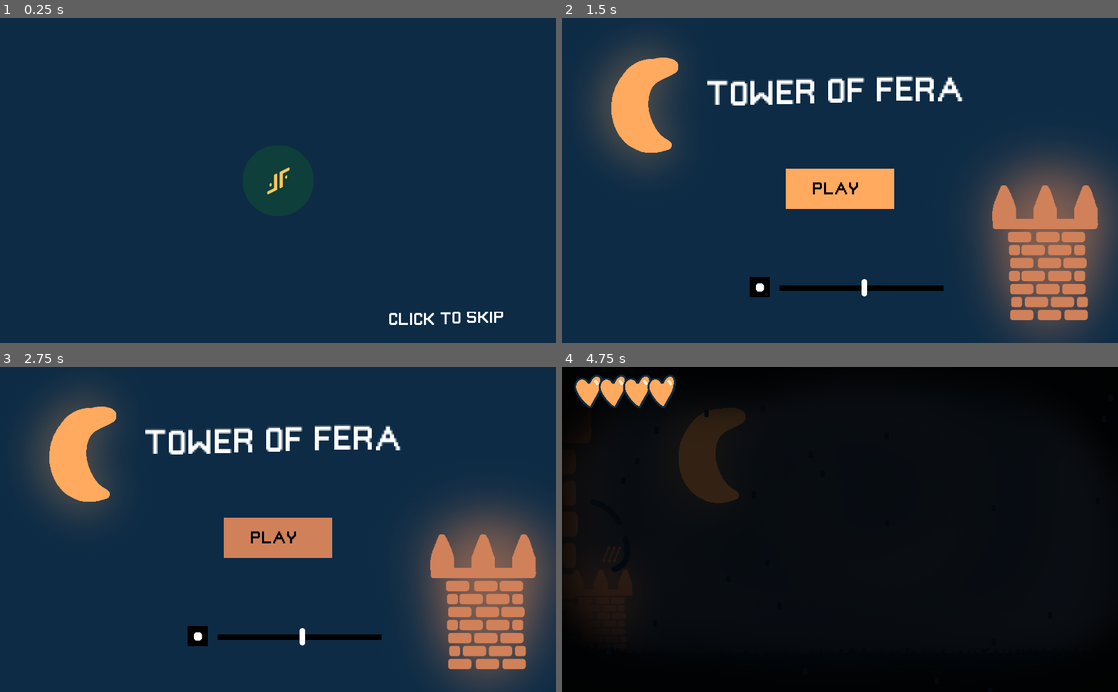
Above: before the commit, frames 1-4 (two rows, left to right).
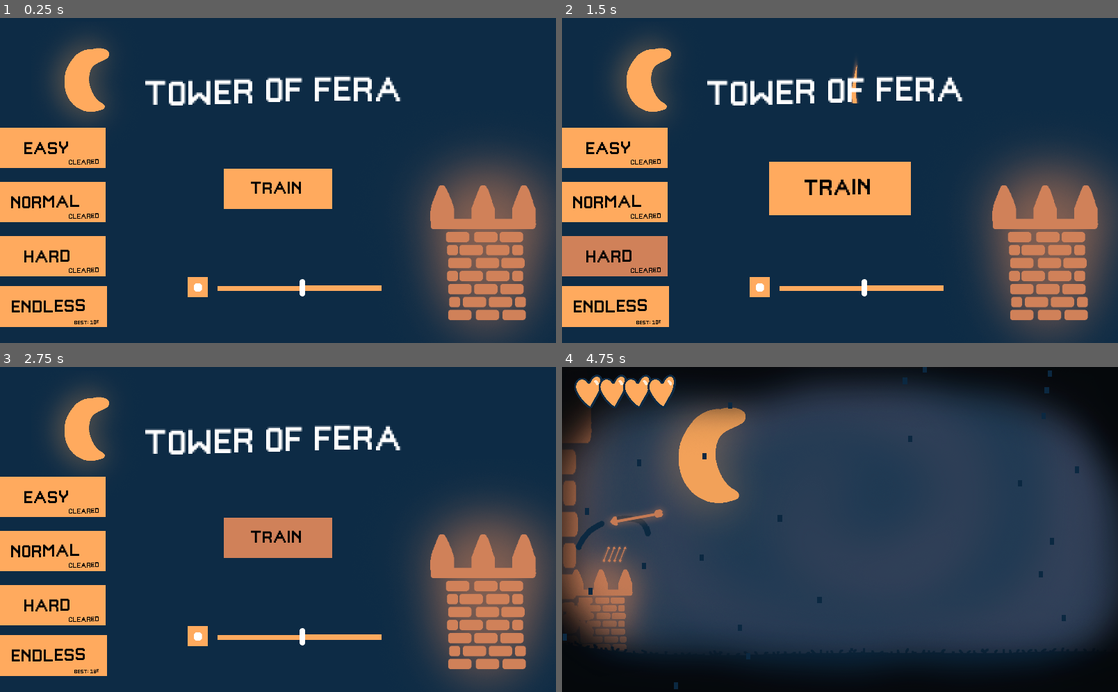
Above: after the commit, the same moments.

Repository: FireGamesDev/Tower-of-Fera
Game: Godot game, scene res://Scenes/Menu.tscn
The game is run twice, just before and just after one commit, with the same random seed, the same clock (stepped at 60 frames per second) and the same inputs.
Inputs (mouse positions are in pixels of both pictures, inside the frame that each line leads up to):
- Up to frame 1 (0.25 s): no input
- Up to frame 2 (1.5 s): click "PLAY" (after the commit: "TRAIN") at 0.5 s; click (612, 255) at 1.25 s, where only the run after the commit has a clickable "HARD"
- Up to frame 3 (2.75 s): click "PLAY" (after the commit: "TRAIN") at 2 s
- Up to frame 4 (4.75 s): click (612, 656) at 2.75 s, where only the run after the commit has a clickable "ENDLESS"; click (840, 539) at 3.5 s, where only the run before the commit has a clickable "PLAY"; move the mouse to (962, 513) at 4.27 s; press the mouse at (962, 513) at 4.28 s

The runs differ from the first frame. In frame 1, 29% of the frame differs, in the area x 0-100%, y 6-100%; in frame 2, 14%; in frame 3, 12%; in frame 4, 82%, in the area x 0-100%, y 0-100%.
Error in both runs: Invalid set index 'scale' (on base: 'previously freed instance') with value of type 'Vector2'. (res://Scripts/Trajectory.gd:32)

Commit message:
Game loop

Diff:
--- a/Scenes/Game.tscn
+++ b/Scenes/Game.tscn
@@ -7,6 +7,7 @@
 [ext_resource path="res://Scenes/Bow.tscn" type="PackedScene" id=5]
 [ext_resource path="res://Scenes/Health.tscn" type="PackedScene" id=6]
 [ext_resource path="res://Scenes/ArrowAmmo.tscn" type="PackedScene" id=7]
+[ext_resource path="res://Scripts/camera_shake.gd" type="Script" id=8]
 [ext_resource path="res://Sprites/Ground_light.png" type="Texture" id=9]
 [ext_resource path="res://Sprites/bg_light.png" type="Texture" id=10]
 [ext_resource path="res://Sprites/Vignette.png" type="Texture" id=11]
@@ -26,6 +27,7 @@
 [node name="Camera2D" type="Camera2D" parent="CanvasLayer"]
 position = Vector2( 511.376, 297.56 )
 current = true
+script = ExtResource( 8 )
 
 [node name="Health" parent="CanvasLayer" instance=ExtResource( 6 )]
 margin_bottom = 63.0
--- a/Scenes/Logo.tscn
+++ b/Scenes/Logo.tscn
@@ -24,6 +24,7 @@
 anims/Logo = ExtResource( 3 )
 
 [node name="ColorRect" type="ColorRect" parent="AnimationPlayer"]
+visible = false
 anchor_right = 1.0
 anchor_bottom = 1.0
 color = Color( 0.0509804, 0.168627, 0.270588, 1 )
@@ -32,6 +33,7 @@
 }
 
 [node name="TextureRect2" type="TextureRect" parent="AnimationPlayer"]
+visible = false
 anchor_left = 0.5
 anchor_top = 0.5
 anchor_right = 0.5
@@ -47,6 +49,7 @@
 }
 
 [node name="TextureRect" type="TextureRect" parent="AnimationPlayer/TextureRect2"]
+visible = false
 anchor_left = 0.5
 anchor_top = 0.5
 anchor_right = 0.5
@@ -63,6 +66,7 @@
 }
 
 [node name="Continue" type="RichTextLabel" parent="AnimationPlayer"]
+visible = false
 anchor_left = 1.0
 anchor_top = 1.0
 anchor_right = 1.0
--- a/Scenes/Menu.tscn
+++ b/Scenes/Menu.tscn
@@ -78,6 +78,7 @@
 font_data = SubResource( 11 )
 
 [sub_resource type="StyleBoxLine" id=13]
+color = Color( 1, 0.666667, 0.368627, 1 )
 thickness = 10
 
 [sub_resource type="StyleBoxLine" id=14]
@@ -85,18 +86,86 @@
 thickness = 10
 
 [sub_resource type="StyleBoxLine" id=15]
+color = Color( 0.054902, 0.168627, 0.270588, 1 )
 
 [sub_resource type="StyleBoxFlat" id=16]
 bg_color = Color( 0.941176, 0.568627, 0.133333, 1 )
 
 [sub_resource type="StyleBoxFlat" id=17]
-bg_color = Color( 0, 0, 0, 1 )
+bg_color = Color( 0.0509804, 0.168627, 0.270588, 1 )
 
 [sub_resource type="StyleBoxFlat" id=18]
 bg_color = Color( 0, 0, 0, 1 )
 
+[sub_resource type="StyleBoxFlat" id=24]
+bg_color = Color( 0.0509804, 0.168627, 0.270588, 1 )
+
 [sub_resource type="StyleBoxFlat" id=19]
-bg_color = Color( 0, 0, 0, 1 )
+bg_color = Color( 1, 0.666667, 0.368627, 1 )
+
+[sub_resource type="Animation" id=20]
+resource_name = "PlayButton"
+length = 0.6
+tracks/0/type = "value"
+tracks/0/path = NodePath(".:rect_scale")
+tracks/0/interp = 1
+tracks/0/loop_wrap = true
+tracks/0/imported = false
+tracks/0/enabled = true
+tracks/0/keys = {
+"times": PoolRealArray( 0, 0.3, 0.6 ),
+"transitions": PoolRealArray( 1, 1, 1 ),
+"update": 0,
+"values": [ Vector2( 1, 1 ), Vector2( 1.5, 1.5 ), Vector2( 1, 1 ) ]
+}
+
+[sub_resource type="Animation" id=23]
+resource_name = "PlayButton"
+length = 0.6
+tracks/0/type = "value"
+tracks/0/path = NodePath(".:rect_scale")
+tracks/0/interp = 1
+tracks/0/loop_wrap = true
+tracks/0/imported = false
+tracks/0/enabled = true
+tracks/0/keys = {
+"times": PoolRealArray( 0, 0.3, 0.6 ),
+"transitions": PoolRealArray( 1, 1, 1 ),
+"update": 0,
+"values": [ Vector2( 1, 1 ), Vector2( 1.5, 1.5 ), Vector2( 1, 1 ) ]
+}
+
+[sub_resource type="Animation" id=21]
+resource_name = "PlayButton"
+length = 0.6
+tracks/0/type = "value"
+tracks/0/path = NodePath(".:rect_scale")
+tracks/0/interp = 1
+tracks/0/loop_wrap = true
+tracks/0/imported = false
+tracks/0/enabled = true
+tracks/0/keys = {
+"times": PoolRealArray( 0, 0.3, 0.6 ),
+"transitions": PoolRealArray( 1, 1, 1 ),
+"update": 0,
+"values": [ Vector2( 1, 1 ), Vector2( 1.5, 1.5 ), Vector2( 1, 1 ) ]
+}
+
+[sub_resource type="Animation" id=22]
+resource_name = "PlayButton"
+length = 0.6
+tracks/0/type = "value"
+tracks/0/path = NodePath(".:rect_scale")
+tracks/0/interp = 1
+tracks/0/loop_wrap = true
+tracks/0/imported = false
+tracks/0/enabled = true
+tracks/0/keys = {
+"times": PoolRealArray( 0, 0.3, 0.6 ),
+"transitions": PoolRealArray( 1, 1, 1 ),
+"update": 0,
+"values": [ Vector2( 1, 1 ), Vector2( 1.5, 1.5 ), Vector2( 1, 1 ) ]
+}
 
 [node name="Menu" type="Node2D"]
 script = ExtResource( 1 )
@@ -176,20 +245,20 @@
 }
 
 [node name="PlayText" type="RichTextLabel" parent="CanvasLayer/PlayButton"]
-anchor_left = 0.5
-anchor_top = 0.5
-anchor_right = 0.5
-anchor_bottom = 0.5
-margin_left = -50.0
-margin_top = -15.0
+anchor_right = 1.0
+anchor_bottom = 1.0
+margin_left = 50.0
+margin_top = -12.0271
 margin_right = 50.0
-margin_bottom = 15.0
-mouse_filter = 2
-custom_fonts/normal_font = SubResource( 9 )
-custom_colors/default_color = Color( 0, 0, 0, 1 )
-bbcode_enabled = true
-bbcode_text = "[wave]PLAY"
-text = "PLAY"
+margin_bottom = -10.0
+mouse_filter = 2
+custom_fonts/normal_font = SubResource( 9 )
+custom_colors/default_color = Color( 0, 0, 0, 1 )
+bbcode_enabled = true
+bbcode_text = "
+[wave]TRAIN"
+text = "
+TRAIN"
 scroll_active = false
 __meta__ = {
 "_edit_use_anchors_": false
@@ -262,15 +331,18 @@
 custom_styles/hover = SubResource( 16 )
 custom_styles/pressed = SubResource( 17 )
 custom_styles/disabled = SubResource( 18 )
+custom_styles/hover_pressed = SubResource( 24 )
 custom_styles/normal = SubResource( 19 )
 __meta__ = {
 "_edit_use_anchors_": false
 }
 
 [node name="Moon" type="TextureRect" parent="CanvasLayer"]
-margin_right = 521.0
-margin_bottom = 632.0
-rect_scale = Vector2( 0.6, 0.6 )
+margin_left = 58.2704
+margin_top = 7.41623
+margin_right = 579.27
+margin_bottom = 639.416
+rect_scale = Vector2( 0.4, 0.4 )
 texture = ExtResource( 3 )
 __meta__ = {
 "_edit_use_anchors_": false
@@ -307,6 +379,272 @@
 polygon = PoolVector2Array( 73.1808, 365.25, 67.2416, 252.403, 67.2416, 200.433, 92.4837, 198.949, 88.0292, 155.889, 67 …(210 unchanged characters)…
 
 [node name="Logo" parent="CanvasLayer" instance=ExtResource( 2 )]
+
+[node name="Modes" type="Control" parent="CanvasLayer"]
+anchor_right = 1.0
+anchor_bottom = 1.0
+mouse_filter = 2
+__meta__ = {
+"_edit_use_anchors_": false
+}
+
+[node name="Hard" type="Button" parent="CanvasLayer/Modes"]
+anchor_left = 0.5
+anchor_top = 0.5
+anchor_right = 0.5
+anchor_bottom = 0.5
+margin_left = -516.621
+margin_top = 102.149
+margin_right = -316.621
+margin_bottom = 177.149
+rect_pivot_offset = Vector2( 100, 37 )
+custom_styles/hover = SubResource( 3 )
+custom_styles/pressed = SubResource( 4 )
+custom_styles/normal = SubResource( 5 )
+custom_fonts/font = SubResource( 7 )
+__meta__ = {
+"_edit_use_anchors_": false
+}
+
+[node name="Text" type="RichTextLabel" parent="CanvasLayer/Modes/Hard"]
+anchor_right = 1.0
+anchor_bottom = 1.0
+margin_left = 50.0
+margin_top = -10.0
+margin_right = 50.0
+margin_bottom = -10.0
+mouse_filter = 2
+custom_fonts/normal_font = SubResource( 9 )
+custom_colors/default_color = Color( 0, 0, 0, 1 )
+bbcode_enabled = true
+bbcode_text = "
+[wave]HARD"
+text = "
+HARD"
+scroll_active = false
+__meta__ = {
+"_edit_use_anchors_": false
+}
+
+[node name="Cleared" type="RichTextLabel" parent="CanvasLayer/Modes/Hard"]
+anchor_left = 1.0
+anchor_top = 1.0
+anchor_right = 1.0
+anchor_bottom = 1.0
+margin_left = -67.7711
+margin_top = -29.7451
+margin_right = 132.229
+margin_bottom = 45.2549
+rect_scale = Vector2( 0.4, 0.4 )
+mouse_filter = 2
+custom_fonts/normal_font = SubResource( 9 )
+custom_colors/default_color = Color( 0, 0, 0, 1 )
+bbcode_enabled = true
+bbcode_text = "
+[wave]CLEARED"
+text = "
+CLEARED"
+scroll_active = false
+__meta__ = {
+"_edit_use_anchors_": false
+}
+
+[node name="AnimationPlayer" type="AnimationPlayer" parent="CanvasLayer/Modes/Hard"]
+anims/PlayButton = SubResource( 20 )
+
+[node name="Endless" type="Button" parent="CanvasLayer/Modes"]
+anchor_left = 0.5
+anchor_top = 0.5
+anchor_right = 0.5
+anchor_bottom = 0.5
+margin_left = -515.499
+margin_top = 195.314
+margin_right = -315.499
+margin_bottom = 270.314
+rect_pivot_offset = Vector2( 100, 37 )
+custom_styles/hover = SubResource( 3 )
+custom_styles/pressed = SubResource( 4 )
+custom_styles/normal = SubResource( 5 )
+custom_fonts/font = SubResource( 7 )
+__meta__ = {
+"_edit_use_anchors_": false
+}
+
+[node name="Text" type="RichTextLabel" parent="CanvasLayer/Modes/Endless"]
+anchor_right = 1.0
+anchor_bottom = 1.0
+margin_left = 25.0
+margin_top = -10.0
+margin_right = 25.0
+margin_bottom = -10.0
+mouse_filter = 2
+custom_fonts/normal_font = SubResource( 9 )
+custom_colors/default_color = Color( 0, 0, 0, 1 )
+bbcode_enabled = true
+bbcode_text = "
+[wave]ENDLESS"
+text = "
+ENDLESS"
+scroll_active = false
+__meta__ = {
+"_edit_use_anchors_": false
+}
+
+[node name="AnimationPlayer" type="AnimationPlayer" parent="CanvasLayer/Modes/Endless"]
+anims/PlayButton = SubResource( 23 )
+
+[node name="Score" type="RichTextLabel" parent="CanvasLayer/Modes/Endless"]
+anchor_left = 1.0
+anchor_top = 1.0
+anchor_right = 1.0
+anchor_bottom = 1.0
+margin_left = -60.4541
+margin_top = -21.8682
+margin_right = 139.546
+margin_bottom = 46.1318
+grow_horizontal = 0
+rect_scale = Vector2( 0.3, 0.3 )
+mouse_filter = 2
+custom_fonts/normal_font = SubResource( 9 )
+custom_colors/default_color = Color( 0, 0, 0, 1 )
+bbcode_enabled = true
+bbcode_text = "
+[wave]BEST: 100"
+text = "
+BEST: 100"
+fit_content_height = true
+scroll_active = false
+__meta__ = {
+"_edit_use_anchors_": false
+}
+
+[node name="Normal" type="Button" parent="CanvasLayer/Modes"]
+anchor_left = 0.5
+anchor_top = 0.5
+anchor_right = 0.5
+anchor_bottom = 0.5
+margin_left = -516.621
+margin_top = 2.14929
+margin_right = -316.621
+margin_bottom = 77.1493
+rect_pivot_offset = Vector2( 100, 37 )
+custom_styles/hover = SubResource( 3 )
+custom_styles/pressed = SubResource( 4 )
+custom_styles/normal = SubResource( 5 )
+custom_fonts/font = SubResource( 7 )
+__meta__ = {
+"_edit_use_anchors_": false
+}
+
+[node name="Text" type="RichTextLabel" parent="CanvasLayer/Modes/Normal"]
+anchor_right = 1.0
+anchor_bottom = 1.0
+margin_left = 25.0
+margin_top = -10.0
+margin_right = 25.0
+margin_bottom = -10.0
+mouse_filter = 2
+custom_fonts/normal_font = SubResource( 9 )
+custom_colors/default_color = Color( 0, 0, 0, 1 )
+bbcode_enabled = true
+bbcode_text = "
+[wave]NORMAL"
+text = "
+NORMAL"
+scroll_active = false
+__meta__ = {
+"_edit_use_anchors_": false
+}
+
+[node name="AnimationPlayer" type="AnimationPlayer" parent="CanvasLayer/Modes/Normal"]
+anims/PlayButton = SubResource( 21 )
+
+[node name="Cleared" type="RichTextLabel" parent="CanvasLayer/Modes/Normal"]
+anchor_left = 1.0
+anchor_top = 1.0
+anchor_right = 1.0
+anchor_bottom = 1.0
+margin_left = -67.7711
+margin_top = -29.7451
+margin_right = 132.229
+margin_bottom = 45.2549
+rect_scale = Vector2( 0.4, 0.4 )
+mouse_filter = 2
+custom_fonts/normal_font = SubResource( 9 )
+custom_colors/default_color = Color( 0, 0, 0, 1 )
+bbcode_enabled = true
+bbcode_text = "
+[wave]CLEARED"
+text = "
+CLEARED"
+scroll_active = false
+__meta__ = {
+"_edit_use_anchors_": false
+}
+
+[node name="Easy" type="Button" parent="CanvasLayer/Modes"]
+anchor_left = 0.5
+anchor_top = 0.5
+anchor_right = 0.5
+anchor_bottom = 0.5
+margin_left = -516.621
+margin_top = -97.8507
+margin_right = -316.621
+margin_bottom = -22.8507
+rect_pivot_offset = Vector2( 100, 37 )
+custom_styles/hover = SubResource( 3 )
+custom_styles/pressed = SubResource( 4 )
+custom_styles/normal = SubResource( 5 )
+custom_fonts/font = SubResource( 7 )
+__meta__ = {
+"_edit_use_anchors_": false
+}
+
+[node name="Text" type="RichTextLabel" parent="CanvasLayer/Modes/Easy"]
+anchor_right = 1.0
+anchor_bottom = 1.0
+margin_left = 50.0
+margin_top = -10.0
+margin_right = 50.0
+margin_bottom = -10.0
+mouse_filter = 2
+custom_fonts/normal_font = SubResource( 9 )
+custom_colors/default_color = Color( 0, 0, 0, 1 )
+bbcode_enabled = true
+bbcode_text = "
+[wave]EASY"
+text = "
+EASY"
+scroll_active = false
+__meta__ = {
+"_edit_use_anchors_": false
+}
+
+[node name="AnimationPlayer" type="AnimationPlayer" parent="CanvasLayer/Modes/Easy"]
+anims/PlayButton = SubResource( 22 )
+
+[node name="Cleared" type="RichTextLabel" parent="CanvasLayer/Modes/Easy"]
+anchor_left = 1.0
+anchor_top = 1.0
+anchor_right = 1.0
+anchor_bottom = 1.0
+margin_left = -67.7711
+margin_top = -29.7451
+margin_right = 132.229
+margin_bottom = 45.2549
+rect_scale = Vector2( 0.4, 0.4 )
+mouse_filter = 2
+custom_fonts/normal_font = SubResource( 9 )
+custom_colors/default_color = Color( 0, 0, 0, 1 )
+bbcode_enabled = true
+bbcode_text = "
+[wave]CLEARED"
+text = "
+CLEARED"
+scroll_active = false
+__meta__ = {
+"_edit_use_anchors_": false
+}
 
 [connection signal="tree_exited" from="." to="." method="_on_Menu_tree_exited"]
 [connection signal="strike" from="CanvasLayer/Control2/Lightning" to="." method="_on_Lightning_strike"]
@@ -316,3 +654,7 @@
 [connection signal="mouse_exited" from="CanvasLayer/Volume/VolumeSlider" to="." method="_on_VolumeSlider_mouse_exited"]
 [connection signal="value_changed" from="CanvasLayer/Volume/VolumeSlider" to="." method="_on_VolumeSlider_value_changed"]
 [connection signal="pressed" from="CanvasLayer/Volume/Mute" to="." method="_on_Mute_pressed"]
+[connection signal="pressed" from="CanvasLayer/Modes/Hard" to="." method="_on_Hard_pressed"]
+[connection signal="pressed" from="CanvasLayer/Modes/Endless" to="." method="_on_Endless_pressed"]
+[connection signal="pressed" from="CanvasLayer/Modes/Normal" to="." method="_on_Normal_pressed"]
+[connection signal="pressed" from="CanvasLayer/Modes/Easy" to="." method="_on_Easy_pressed"]
--- a/Scripts/Arrow.gd
+++ b/Scripts/Arrow.gd
@@ -20,7 +20,7 @@
 
 func launch(initial_velocity : Vector2):
 	launched = true
-	velocity = initial_velocity
+	velocity = initial_velocity.rotated(rotation)
 
 func _on_Arrow_area_shape_entered(_area_id, area, _area_shape, _local_shape):
 	if area.is_in_group("Ground"):
@@ -34,12 +34,14 @@
 
 func _on_Arrow_body_entered(body):
 	if body.is_in_group("Enemy"):
+		Globals.player_cam.shake(0.5,8,4)
 		Globals.health_system.spawn_explosion_particle(body.global_position)
 		if randi()%2+1 == 1:
 			Globals.sfx_manager.play_kill_sound(kill_sfx1)
 		else: Globals.sfx_manager.play_kill_sound(kill_sfx2)
 		body.queue_free()
 	if body.is_in_group("Tank"):
+		Globals.player_cam.shake(0.5,8,4)
 		if current_body != null:
 			if current_body == body:
 				return
@@ -48,6 +50,7 @@
 		$Anim.set_speed_scale(0.5)
 		$Anim.play("Arrow_fade")
 		call_deferred("reparent", self, body)
+		position = Vector2(0,0)
 		Globals.health_system.spawn_explosion_particle(body.global_position)
 		if randi()%2+1 == 1:
 			Globals.sfx_manager.play_kill_sound(kill_sfx1)
--- a/Scripts/ArrowAmmo.gd
+++ b/Scripts/ArrowAmmo.gd
@@ -24,4 +24,4 @@
 func _on_Timer_timeout():
 	Globals.arrows += Globals.ammo
 	manage_arrows()
-	$Timer.start()
+	$Timer.start(Globals.get_arrow_time)
--- a/Scripts/Game_manager.gd
+++ b/Scripts/Game_manager.gd
@@ -13,6 +13,7 @@
 
 func _on_Tower_body_entered(body):
 	if body.is_in_group("Enemy"):
+		Globals.player_cam.shake(0.5,15,8)
 		Globals.health_system.take_damage()
 		Globals.health_system.spawn_explosion_particle(body.global_position)
 		body.queue_free()
--- a/Scripts/Globals.gd
+++ b/Scripts/Globals.gd
@@ -3,6 +3,7 @@
 var once = true
 
 var game_manager
+var player_cam
 var waves = 3
 
 var sfx_manager
@@ -14,6 +15,7 @@
 var arrow_ammo_system
 
 var arrows = 0
+var get_arrow_time = 5
 var ammo = 2 #diffuculty
 
 var highscore
--- a/Scripts/Lightning.gd
+++ b/Scripts/Lightning.gd
@@ -27,6 +27,7 @@
 	var pos = get_spawn_pos()
 	$TextureProgress.set_position(pos)
 	if !is_menu:
+		Globals.player_cam.shake(0.5,30,8)
 		var hearth = heal.instance()
 		hearth.position = Vector2(pos.x, pos.y + 200) # 200 is the y size of the Lightning
 		call_deferred("add_child", hearth)
--- a/Scripts/MenuManager.gd
+++ b/Scripts/MenuManager.gd
@@ -8,17 +8,15 @@
 func _ready():
 	$CanvasLayer/PlayButton.set_focus_mode(Control.FOCUS_NONE)
 	$CanvasLayer/Volume/Mute.set_focus_mode(Control.FOCUS_NONE)
+	$CanvasLayer/Modes/Hard.set_focus_mode(Control.FOCUS_NONE)
+	$CanvasLayer/Modes/Normal.set_focus_mode(Control.FOCUS_NONE)
+	$CanvasLayer/Modes/Easy.set_focus_mode(Control.FOCUS_NONE)
+	$CanvasLayer/Modes/Endless.set_focus_mode(Control.FOCUS_NONE)
 	set_saved_score()
 
 
 func _on_VolumeSlider_mouse_exited():
 	$CanvasLayer/Volume/VolumeSlider.release_focus()
-
-
-func _on_PlayButton_pressed():
-	$CanvasLayer/Control2/Lightning.stop = true
-	Globals.sfx_manager.play_sound(click_sound)
-	SceneChanger.change_scene("res://Scenes/Game.tscn", 0.5)
 
 
 func _on_Mute_pressed():
@@ -106,3 +104,36 @@
 
 func _on_Lightning_strike():
 	$CanvasLayer/PlayButton/AnimationPlayer.play("PlayButton")
+
+func _on_PlayButton_pressed():
+	$CanvasLayer/Control2/Lightning._on_Timer_timeout()
+	$CanvasLayer/Control2/Lightning.stop = true
+	Globals.sfx_manager.play_sound(click_sound)
+	SceneChanger.change_scene("res://Scenes/Game.tscn", 0.5)
+
+func _on_Hard_pressed():
+	$CanvasLayer/Control2/Lightning._on_Timer_timeout()
+	$CanvasLayer/Control2/Lightning.stop = true
+	Globals.sfx_manager.play_sound(click_sound)
+	SceneChanger.change_scene("res://Scenes/Game.tscn", 0.5)
+
+
+func _on_Endless_pressed():
+	$CanvasLayer/Control2/Lightning._on_Timer_timeout()
+	$CanvasLayer/Control2/Lightning.stop = true
+	Globals.sfx_manager.play_sound(click_sound)
+	SceneChanger.change_scene("res://Scenes/Game.tscn", 0.5)
+
+
+func _on_Normal_pressed():
+	$CanvasLayer/Control2/Lightning._on_Timer_timeout()
+	$CanvasLayer/Control2/Lightning.stop = true
+	Globals.sfx_manager.play_sound(click_sound)
+	SceneChanger.change_scene("res://Scenes/Game.tscn", 0.5)
+
+
+func _on_Easy_pressed():
+	$CanvasLayer/Control2/Lightning._on_Timer_timeout()
+	$CanvasLayer/Control2/Lightning.stop = true
+	Globals.sfx_manager.play_sound(click_sound)
+	SceneChanger.change_scene("res://Scenes/Game.tscn", 0.5)
--- /dev/null
+++ b/Scripts/camera_shake.gd
@@ -0,0 +1,56 @@
+extends Camera2D
+
+var _duration = 0.0
+var _period_in_ms = 0.0
+var _amplitude = 0.0
+var _timer = 0.0
+var _last_shook_timer = 0
+var _previous_x = 0.0
+var _previous_y = 0.0
+var _last_offset = Vector2(0, 0)
+
+func _ready():
+	Globals.player_cam = self
+	set_process(true)
+
+# Shake with decreasing intensity while there's time remaining.
+func _process(delta):
+	# Only shake when there's shake time remaining.
+	if _timer == 0:
+		return
+	# Only shake on certain frames.
+	_last_shook_timer = _last_shook_timer + delta
+	# Be mathematically correct in the face of lag; usually only happens once.
+	while _last_shook_timer >= _period_in_ms:
+		_last_shook_timer = _last_shook_timer - _period_in_ms
+		# Lerp between [amplitude] and 0.0 intensity based on remaining shake time.
+		var intensity = _amplitude * (1 - ((_duration - _timer) / _duration))
+		# Noise calculation logic from http://jonny.morrill.me/blog/view/14
+		var new_x = rand_range(-1.0, 1.0)
+		var x_component = intensity * (_previous_x + (delta * (new_x - _previous_x)))
+		var new_y = rand_range(-1.0, 1.0)
+		var y_component = intensity * (_previous_y + (delta * (new_y - _previous_y)))
+		_previous_x = new_x
+		_previous_y = new_y
+		# Track how much we've moved the offset, as opposed to other effects.
+		var new_offset = Vector2(x_component, y_component)
+		set_offset(get_offset() - _last_offset + new_offset)
+		_last_offset = new_offset
+	# Reset the offset when we're done shaking.
+	_timer = _timer - delta
+	if _timer <= 0:
+		_timer = 0
+		set_offset(get_offset() - _last_offset)
+
+# Kick off a new screenshake effect.
+func shake(duration, frequency, amplitude):
+	# Initialize variables.
+	_duration = duration
+	_timer = duration
+	_period_in_ms = 1.0 / frequency
+	_amplitude = amplitude
+	_previous_x = rand_range(-1.0, 1.0)
+	_previous_y = rand_range(-1.0, 1.0)
+	# Reset previous offset, if any.
+	set_offset(get_offset() - _last_offset)
+	_last_offset = Vector2(0, 0)
Not shown: 1 places in Scenes/Game.tscn that only renumber resources
Not shown: 1 places in Scenes/Menu.tscn that only renumber resources
